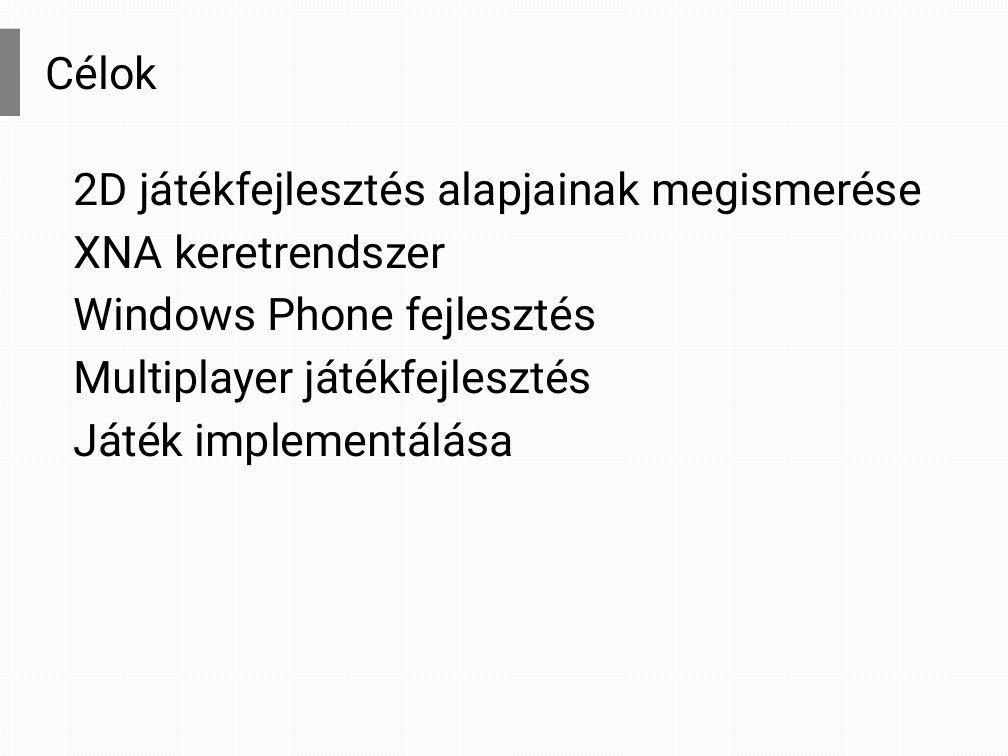
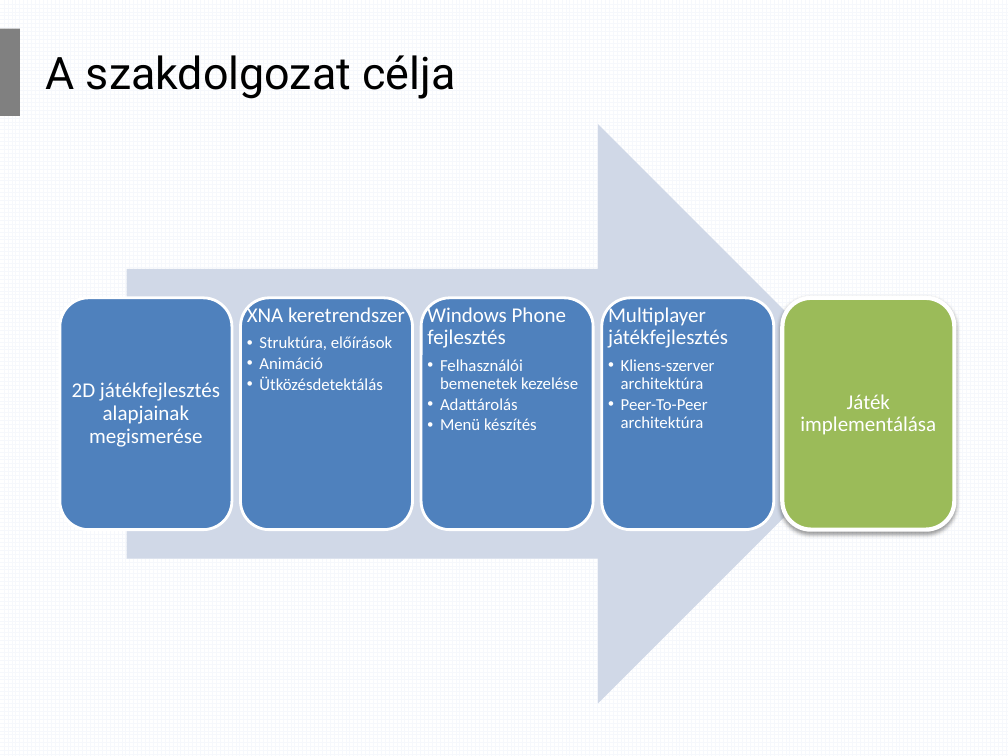
Before and after one commit to trnktms/ScarFly, a slide deck: slide 3 of ScarFly/Docs/Presentation.pptx. Drawn at 1008x756 pixels with LibreOffice and Linux fonts; fonts in the diff are those of the drawing. Boxes give left, top, right and bottom in pixels: in the first picture for what was removed or moved away, otherwise in the second. Text is boxed around its words. In the diff, an @@ line names an element or a change of style, - is before the commit and + after.

```diff
--- a/ScarFly/Docs/Presentation.pptx
+++ b/ScarFly/Docs/Presentation.pptx
@@ title at (x1=46, y1=55, x2=455, y2=99): text changed @@
-Célok
+A szakdolgozat célja
@@ text removed at (x1=73, y1=171, x2=922, y2=465) @@
-2D játékfejlesztés alapjainak megismerése
-XNA keretrendszer
-Windows Phone fejlesztés
-Multiplayer játékfejlesztés
-Játék implementálása
@@ group added at (x1=59, y1=124, x2=955, y2=704): 5 rounded rectangles, 5 texts, 1 right arrow @@
+2D játékfejlesztés alapjainak megismerése
+XNA keretrendszer
+  •• Struktúra, előírások
+  •• Animáció
+  •• Ütközésdetektálás
+Windows Phone fejlesztés
+  •• Felhasználói bemenetek kezelése
+  •• Adattárolás
+  •• Menü készítés
+Multiplayer játékfejlesztés
+  •• Kliens-szerver architektúra
+  •• Peer-To-Peer architektúra
+Játék implementálása
```
Also in this commit, not shown: 7 other slides changed, 3 slides added, 3 slides removed.
